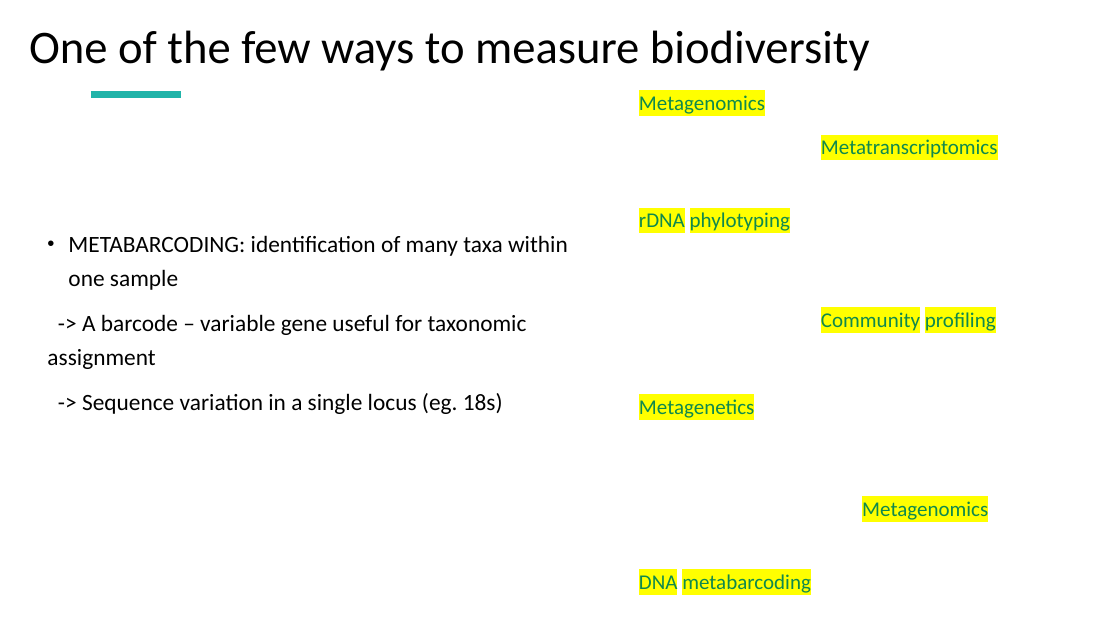
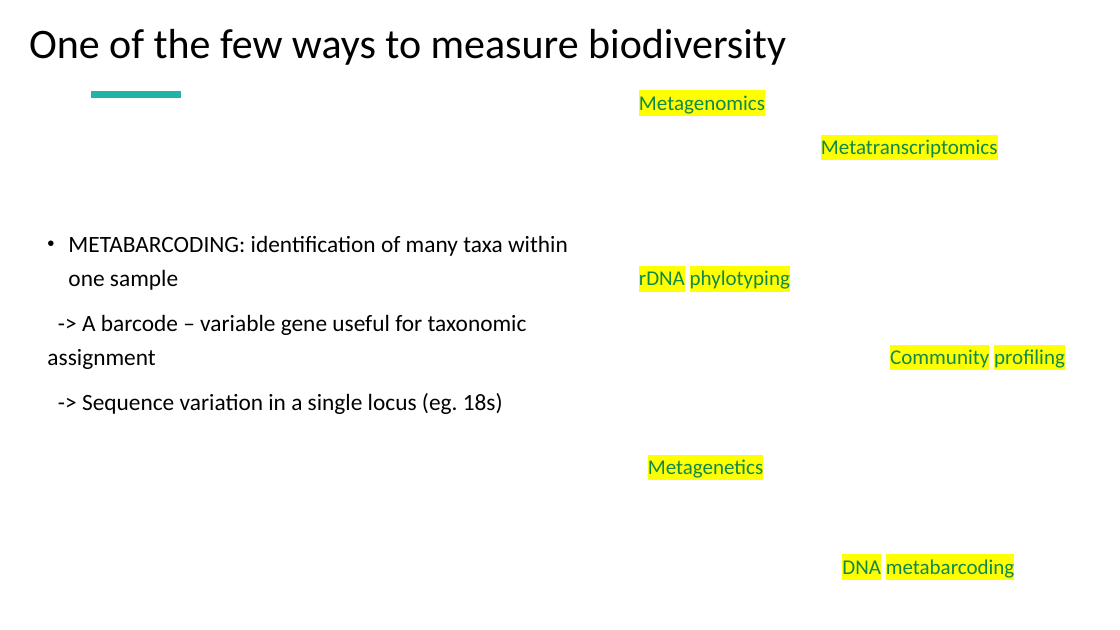
Before and after one commit to CheshtaaChitkara/AB327-827, a slide deck: slide 4 of Lecture/BIOINFORMATICS AND DADA 2.pptx. Drawn at 1120x630 pixels with LibreOffice and Linux fonts; fonts in the diff are those of the drawing. Boxes give left, top, right and bottom in pixels: in the first picture for what was removed or moved away, otherwise in the second. Text is boxed around its words. In the diff, an @@ line names an element or a change of style, - is before the commit and + after.

```diff
--- a/Lecture/BIOINFORMATICS AND DADA 2.pptx
+++ b/Lecture/BIOINFORMATICS AND DADA 2.pptx
@@ title "One of the few ways ..." at (x1=29, y1=29, x2=786, y2=65): size 40 to 36 pt @@
@@ text "rDNA phylotyping" moved from (x1=639, y1=212, x2=790, y2=234) to (x1=639, y1=270, x2=790, y2=289) @@
@@ text "Community profiling" moved from (x1=821, y1=312, x2=996, y2=331) to (x1=890, y1=349, x2=1065, y2=371) @@
@@ text "Metagenetics" moved from (x1=639, y1=399, x2=754, y2=418) to (x1=648, y1=459, x2=763, y2=481) @@
@@ text removed at (x1=862, y1=501, x2=988, y2=520) @@
-Metagenomics
@@ text "DNA metabarcoding" rewrapped from (x1=639, y1=571, x2=810, y2=595) to (x1=842, y1=559, x2=1014, y2=578) @@
```
Also in this commit, not shown: 8 other slides changed, 5 slides added, 2 slides removed.
